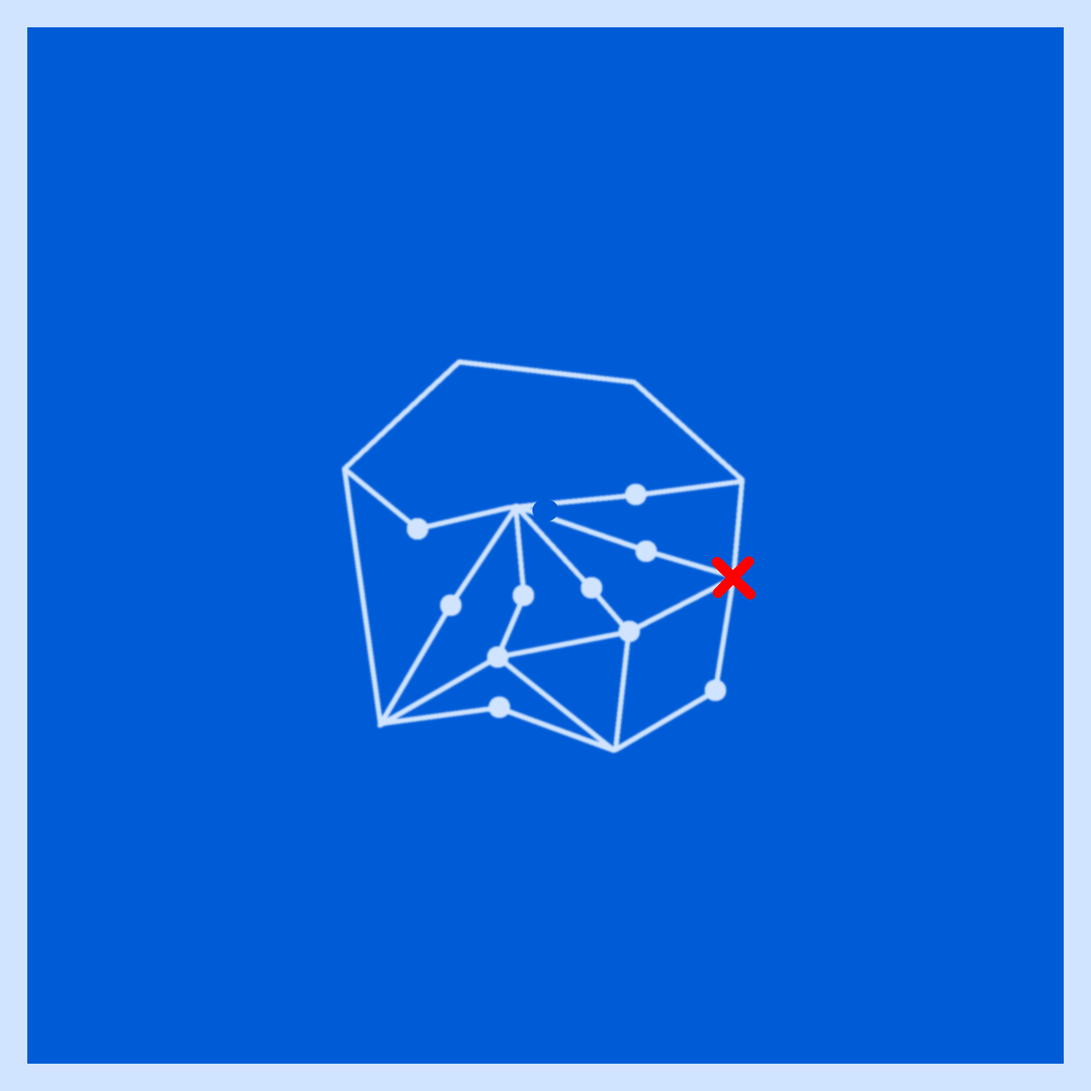
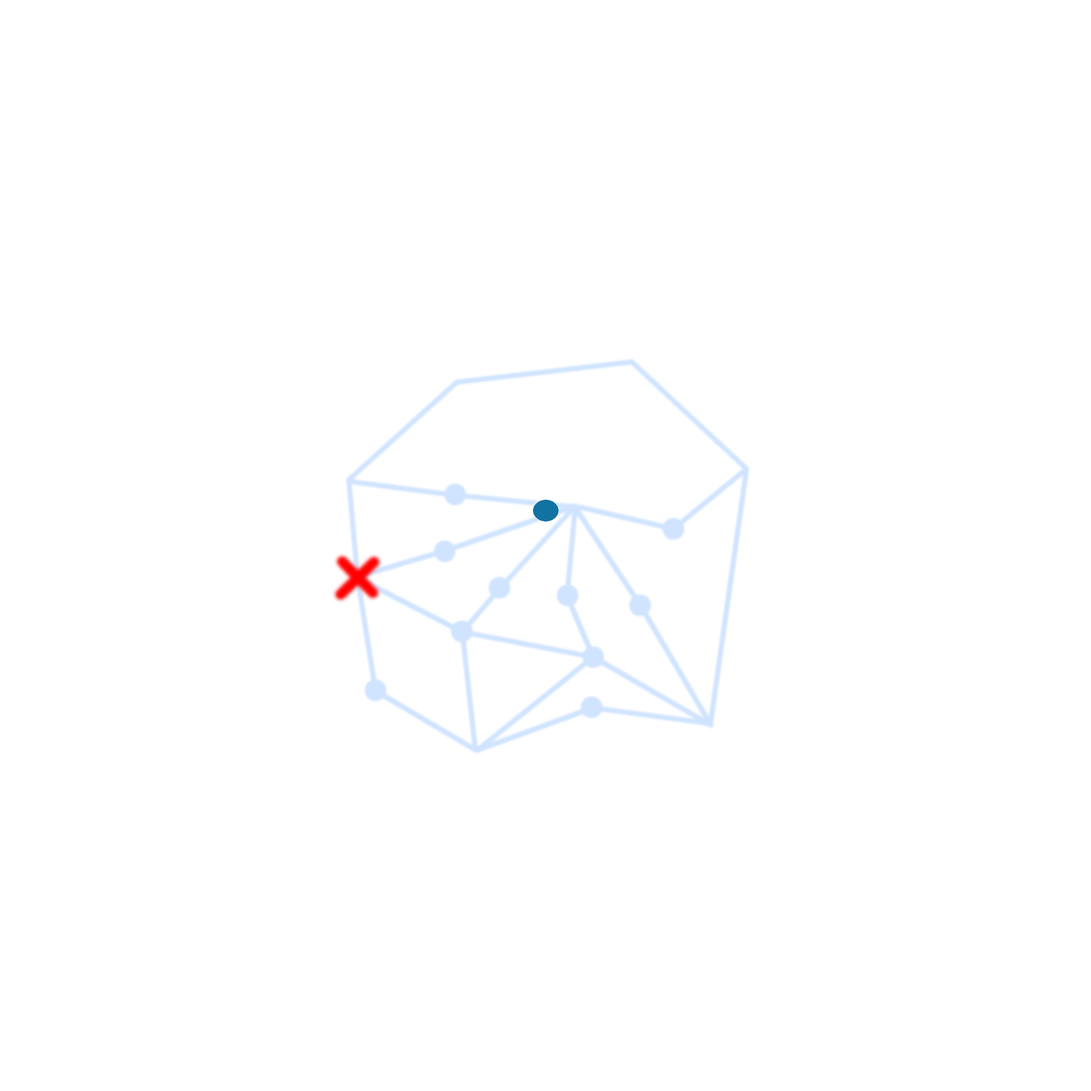
Before/after of a 1091×1091 layered artwork. What changed in the layer stack:
added layer "lake" above "x" over <box>533,499,559,522</box>
painted on "x" over <box>330,551,756,605</box>
hid "border" over <box>0,0,1091,1091</box>
painted on "paths" over <box>339,356,753,756</box>
hid "bg" over <box>0,0,1091,1091</box>
hid "goals.png", painted on it over <box>0,0,1091,1091</box>
